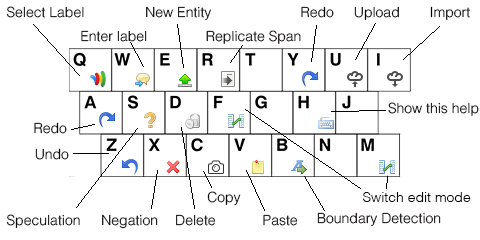
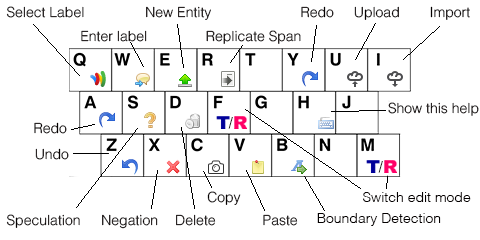
Layers edited between the first and the second 480 x 240 image:
painted on "Boundary Detection" over (317, 212, 441, 226)
removed layer "relation2" over (228, 114, 244, 128)
added group "T/R" with 3 layers above "T/R2" over (216, 116, 247, 129)
added layer "btn_relation" in group "T/R" over (234, 116, 247, 129)
added layer "/" (1st of 2, in "T/R") in group "T/R" over (228, 117, 233, 129)
added layer "btn_term" in group "T/R" over (216, 116, 230, 129)
added group "T/R2" with 3 layers above "copy" over (366, 160, 397, 173)
added layer "btn_relation_16" in group "T/R2" over (384, 160, 397, 173)
added layer "/" (2nd of 2, in "T/R2") in group "T/R2" over (378, 161, 383, 173)
added layer "btn_term_16" in group "T/R2" over (366, 160, 380, 173)
removed layer "relation" over (379, 160, 395, 174)
